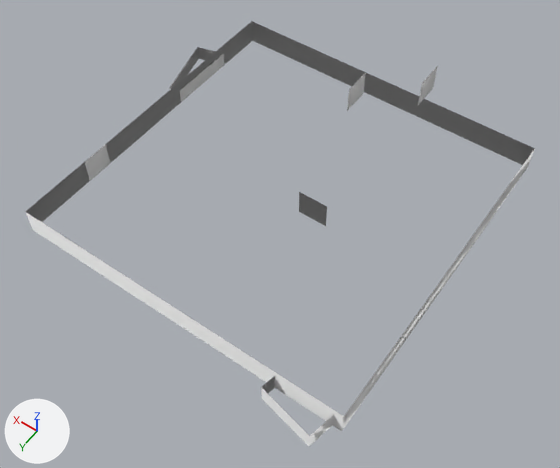
What one commit did to the glTF model assets/meshes/page_folio_side.glb.
One viewpoint serves both versions: a 50 mm camera at (-155.0, 224.0, 317.0) aimed at (-14.0, 27.0, 7.0). Lighting does not change. The marker at lower left points along +X, +Y and +Z. The first picture is the older version. Vertices at exactly the same position are counted once.

Before the edit, the objects in view are built like this:
```python
me_pagefolioside = bpy.data.meshes.new('PageFolioSide')
me_pagefolioside.from_pydata(...)  # 44 vertices, 34 faces; spans x -95.0..112.0, y -95.0..109.0, z 0.0..60.0
ob_pagefolioside = bpy.data.objects.new('PageFolioSide', me_pagefolioside)
ob_pagefolioside.location = (0.0, 0.0, 0.0)
```
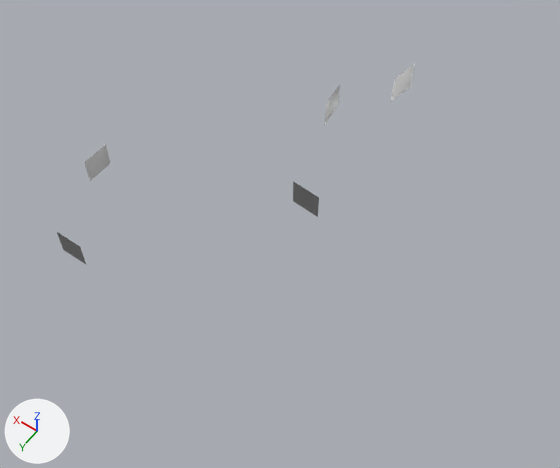
What differs and where, as boxes (x1, y1, x2, y2) in the pictures (560 x 468 px; the box of a moved part takes in the faces that stretch with it):
'PageFolioSide', reshaped (30% narrower, 53% shorter)
    before: (25, 21, 535, 446)
    after: (57, 64, 415, 264)
part 1 of me_pagefolioside, moved or reshaped
    before: (299, 192, 327, 226)
    after: (293, 181, 319, 217)
part 2 of me_pagefolioside, moved or reshaped
    before: (347, 74, 365, 111)
    after: (325, 85, 340, 123)
part 3 of me_pagefolioside, deleted
    before: (25, 21, 535, 431)
part 4 of me_pagefolioside, deleted
    before: (169, 47, 224, 102)
part 5 of me_pagefolioside, deleted
    before: (261, 376, 334, 446)
part 6 of me_pagefolioside, deleted
    before: (418, 66, 438, 105)
part 7 of me_pagefolioside, added
    after: (391, 64, 415, 101)

The change, as a list of edits to the scene's bpy script:
```text
Change me_pagefolioside:
    used by ob_pagefolioside; location = (0.0, 0.0, 0.0)
    verts and faces of me_pagefolioside; kept vertices keep their numbers, new ones are numbered from 44
    remove me_pagefolioside.from_pydata(...)  # 44 vertices, 34 faces; spans x -95.0..112.0, y -95.0..109.0, z 0.0..60.0
    add me_pagefolioside.from_pydata(...)  # 20 vertices, 10 faces; spans x -30.0..95.0, y -68.0..95.0, z 0.0..60.0
    me_pagefolioside part 1: the loose piece of 4 vertices spanning x -33.0..-17.0, y 15.0, z 15.0..30.0 is moved by (6.0, -3.0, 0.0)
    me_pagefolioside part 2: the loose piece of 4 vertices spanning x -5.0, y -63.0..-47.0, z 30.0..45.0 is moved by (5.0, 16.0, 0.0)
    me_pagefolioside part 3: the loose piece of 8 vertices spanning x -95.0..95.0, y -95.0..95.0, z 0.0..15.0 is deleted
    me_pagefolioside part 4: the loose piece of 8 vertices spanning x 95.0..112.0, y -66.0..-22.0, z 0.0..9.0 is deleted
    me_pagefolioside part 5: the loose piece of 8 vertices spanning x -90.0..-58.0, y 95.0..109.0, z 0.0..11.0 is deleted
    me_pagefolioside part 6: the loose piece of 4 vertices spanning x -40.0, y -73.0..-57.0, z 45.0..60.0 is deleted
    me_pagefolioside part 7
    add verts[44] = (-30.0, -68.0, 45.0)  # pixel (410, 86)
    add verts[45] = (-30.0, -68.0, 60.0)  # pixel (414, 63)
    add verts[46] = (-27.0, -51.0, 60.0)  # pixel (394, 78)
    add verts[47] = (-27.0, -51.0, 45.0)  # pixel (390, 101)
    add faces += [(44, 45, 47), (45, 46, 47)]
```
